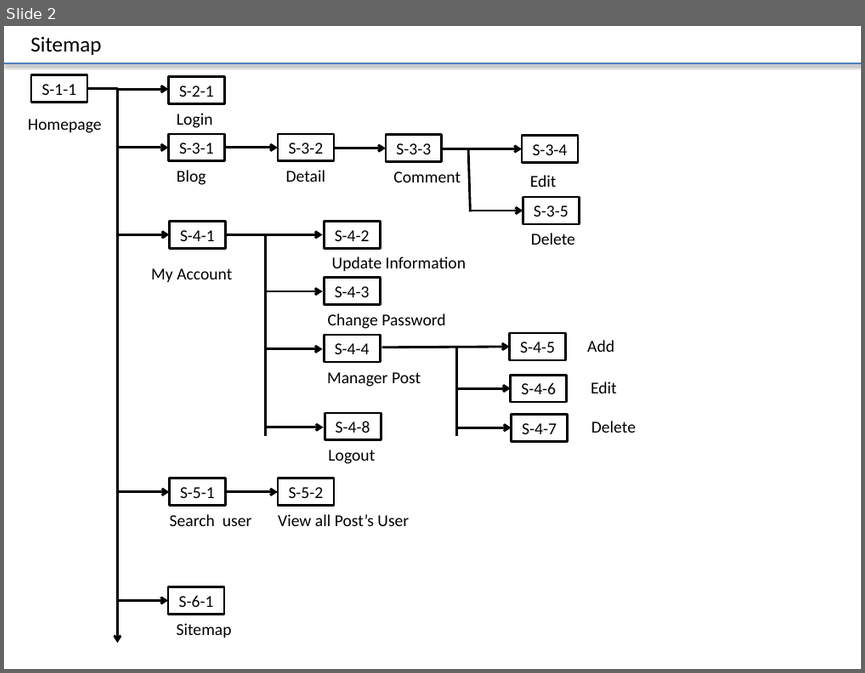
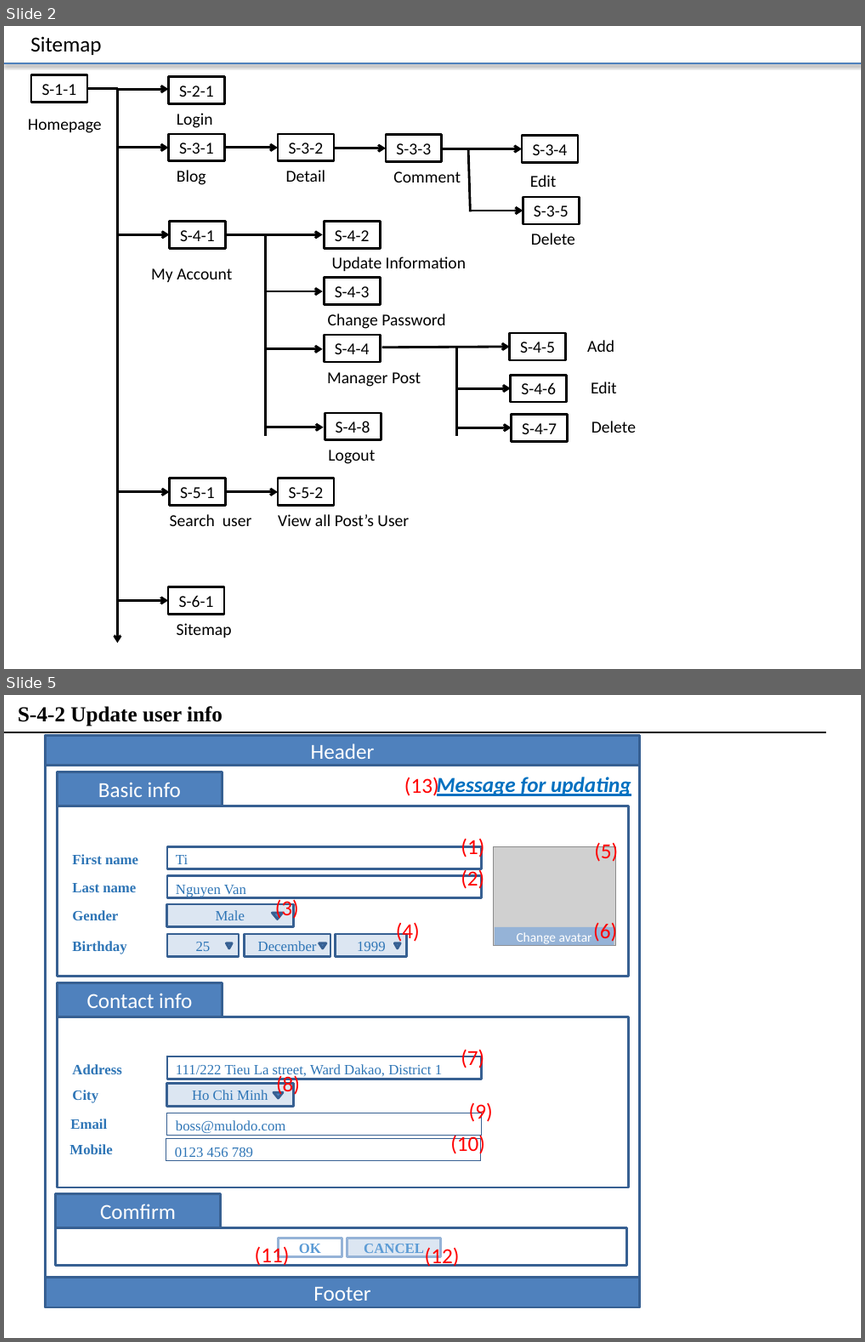
Before and after one commit to truong-vu-mulodo/mini-blog, a slide deck: php/tam-v.anh/doc/detail_design/frontend/wireframe/MiniBlog_Wireframe_Ver_0.1.0.pptx. Shown one above the other, each under a label of ours: slide 2 before the commit, slides 2 and 5 after it; the slides between them are not shown. The pictures are 865x673 and 865x1342 pixels, drawn with LibreOffice and Linux fonts; fonts in the diff are those of the drawing; grey boxes stand for pictures. Boxes give left, top, right and bottom in pixels: in the first picture for what was removed or moved away, otherwise in the second. Text is boxed around its words. In the diff, an @@ line names an element or a change of style, - is before the commit and + after.

```diff
--- a/php/tam-v.anh/doc/detail_design/frontend/wireframe/MiniBlog_Wireframe_Ver_0.1.0.pptx
+++ b/php/tam-v.anh/doc/detail_design/frontend/wireframe/MiniBlog_Wireframe_Ver_0.1.0.pptx
@@ slide 5 added at (4,695,861,1338), background #FFFFFF @@
@@ text added at (18,706,222,726), 18 pt, text #000000, bold @@
+S-4-2 Update user info
@@ line added from (4, 732) to (827, 732), #000000 0.75 pt @@
@@ group added at (45,735,640,1307): 25 rectangles, 22 texts, 5 triangles, 1 picture @@
+Header
+Footer
+Basic info
+Ti
+Nguyen Van
+Male
+25
+December
+1999
+First name
+Last name
+Gender
+Birthday
+Change avatar
+Contact info
+111/222 Tieu La street, Ward Dakao, District 1
+Ho Chi Minh
+Address
+City
+Email
+boss@mulodo.com
+Mobile
+0123 456 789
+Comfirm
+OK
+CANCEL
+(1)
+(2)
+(3)
+(4)
+(5)
+(7)
+(8)
+(9)
+(11)
+(12)
+(6)
+(10)
+Message for updating
+(13)
```
Also in this commit, not shown: 2 slides changed, 1 other slide added.
